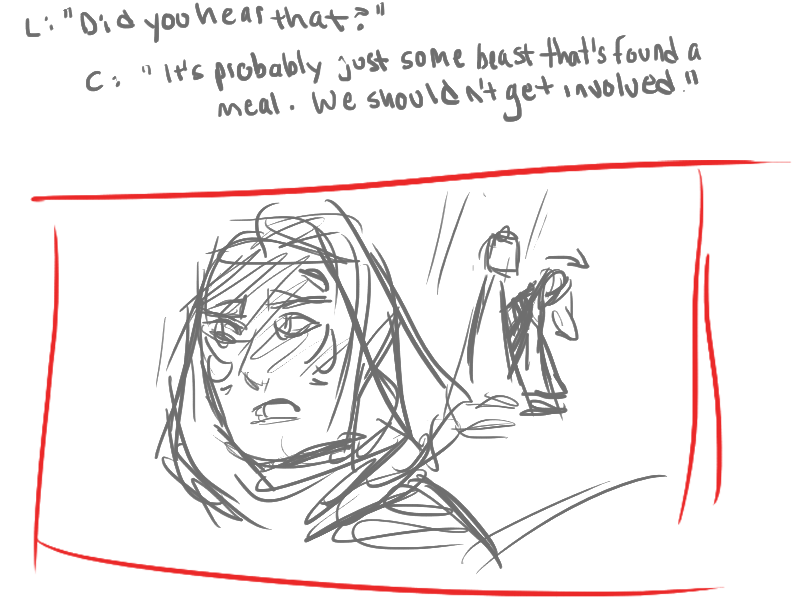
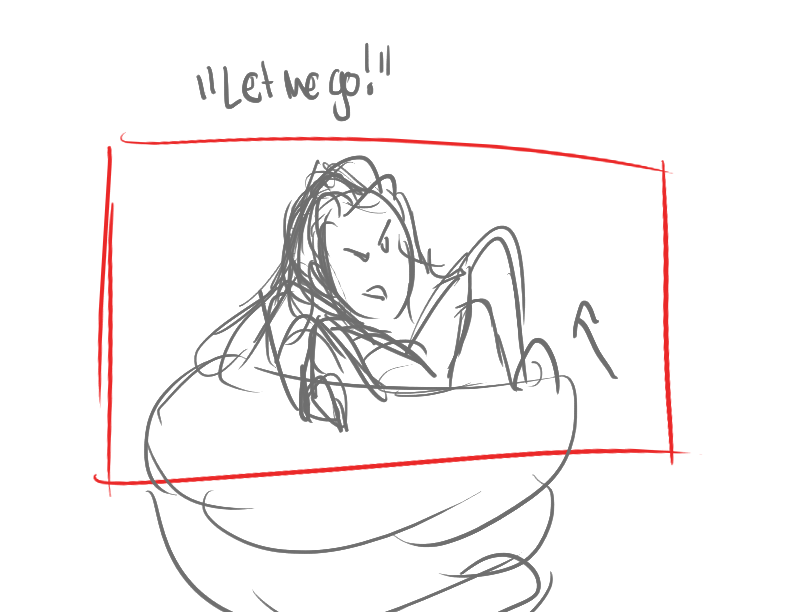
Comparing the layer stacks of the two (792, 612) images. Changes:
added layer "Layer 11" above "Layer 10 copy" over <box>93,42,703,612</box>
hid "Layer 10" over <box>25,2,792,598</box>
